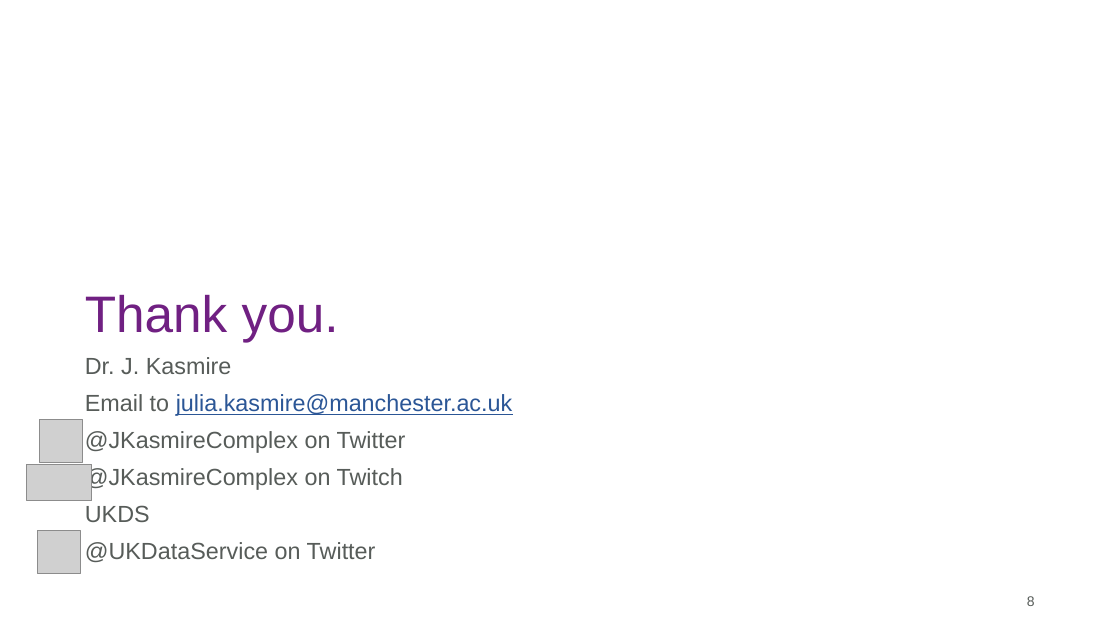
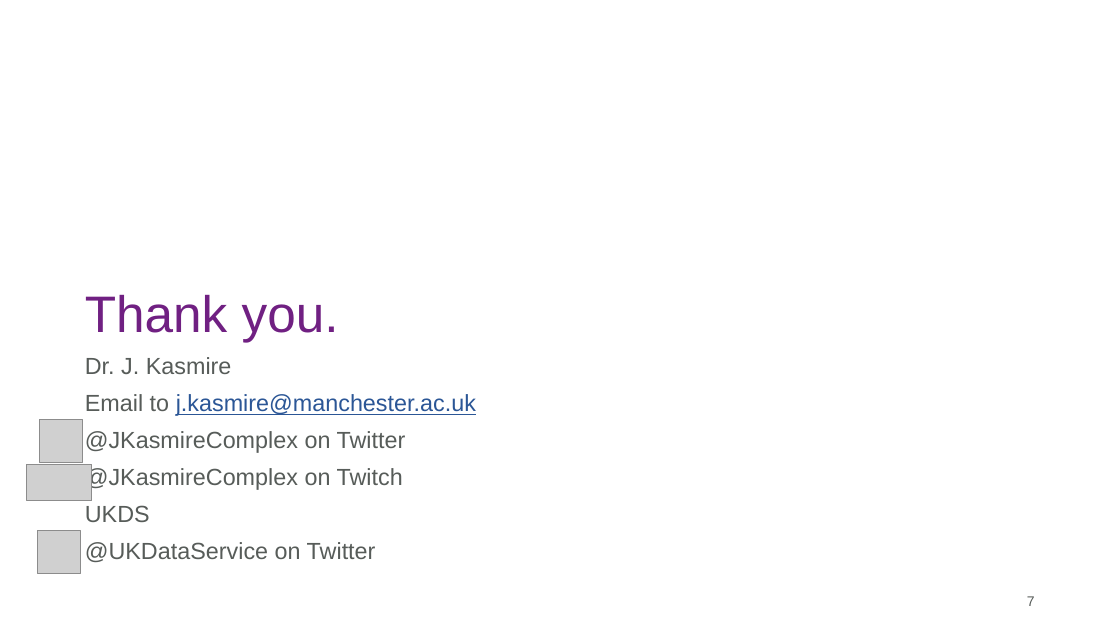
Before and after one commit to UKDataServiceOpen/agent-based-modelling, a slide deck: slide 7 of 2022_Training_series_materials/Slide_Decks/RealWorldData_ABM_2022.pptx (slide 8 before the commit). Drawn at 1120x630 pixels with LibreOffice and Linux fonts; fonts in the diff are those of the drawing; grey boxes stand for pictures; background and template pictures are left out. Boxes give left, top, right and bottom in pixels: in the first picture for what was removed or moved away, otherwise in the second. Text is boxed around its words. In the diff, an @@ line names an element or a change of style, - is before the commit and + after.

```diff
--- a/2022_Training_series_materials/Slide_Decks/RealWorldData_ABM_2022.pptx
+++ b/2022_Training_series_materials/Slide_Decks/RealWorldData_ABM_2022.pptx
@@ text at [85, 394, 476, 416]: text changed @@
-Email to julia.kasmire@manchester.ac.uk
+Email to j.kasmire@manchester.ac.uk
@@ page number at [1027, 596, 1035, 606]: text changed @@
-8
+7
```
Also in this commit, not shown: 1 other slide changed, 1 slide removed, 11 other files.
